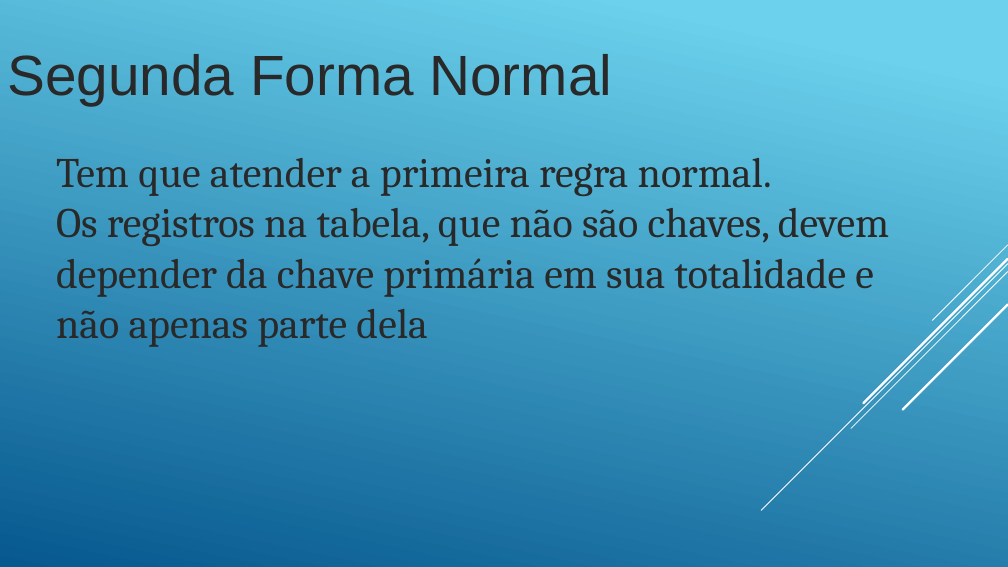
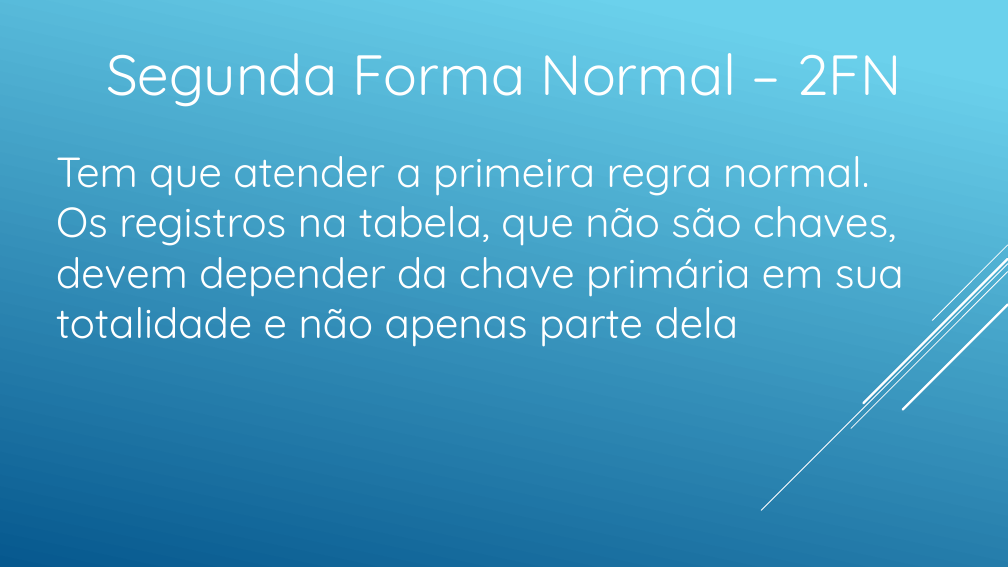
Before and after one commit to andreneves/BDIII, a slide deck: slide 12 of BDIIIA10.pptx. Drawn at 1008x567 pixels with LibreOffice and Linux fonts; fonts in the diff are those of the drawing. Boxes give left, top, right and bottom in pixels: in the first picture for what was removed or moved away, otherwise in the second. Text is boxed around its words. In the diff, an @@ line names an element or a change of style, - is before the commit and + after.

```diff
--- a/BDIIIA10.pptx
+++ b/BDIIIA10.pptx
@@ text at box(106, 53, 902, 107): text changed; font Arial to Quicksand; text colour #292929 to #FFFFFF @@
-Segunda Forma Normal
+Segunda Forma Normal – 2FN
@@ text "Tem que atender a primeira ..." at box(56, 156, 904, 347): font Cambria to Quicksand, text colour #292929 to #FFFFFF @@
```
Also in this commit, not shown: 16 other slides changed.
